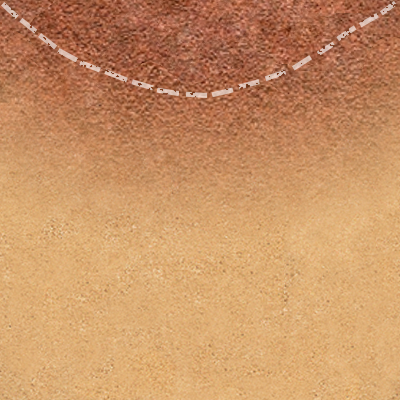
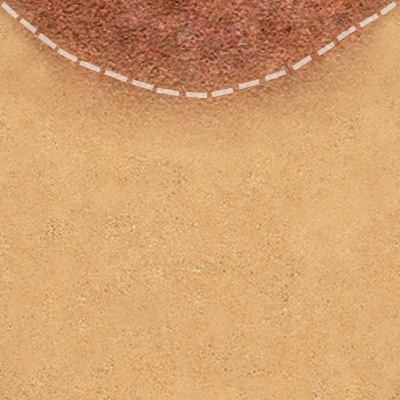
Layer changes from the first (400, 400) image to the second:
renamed "Слой 2" to "Слой 3", painted on it over (0, 0, 400, 242)
